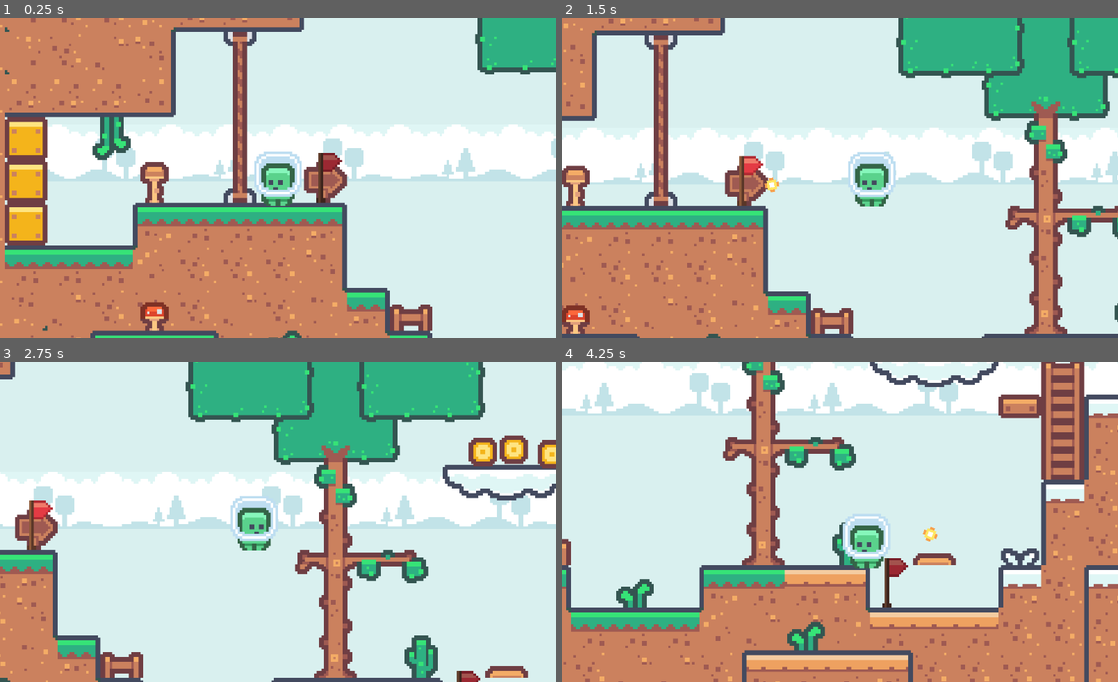
Above: before the commit, frames 1-4 (two rows, left to right).
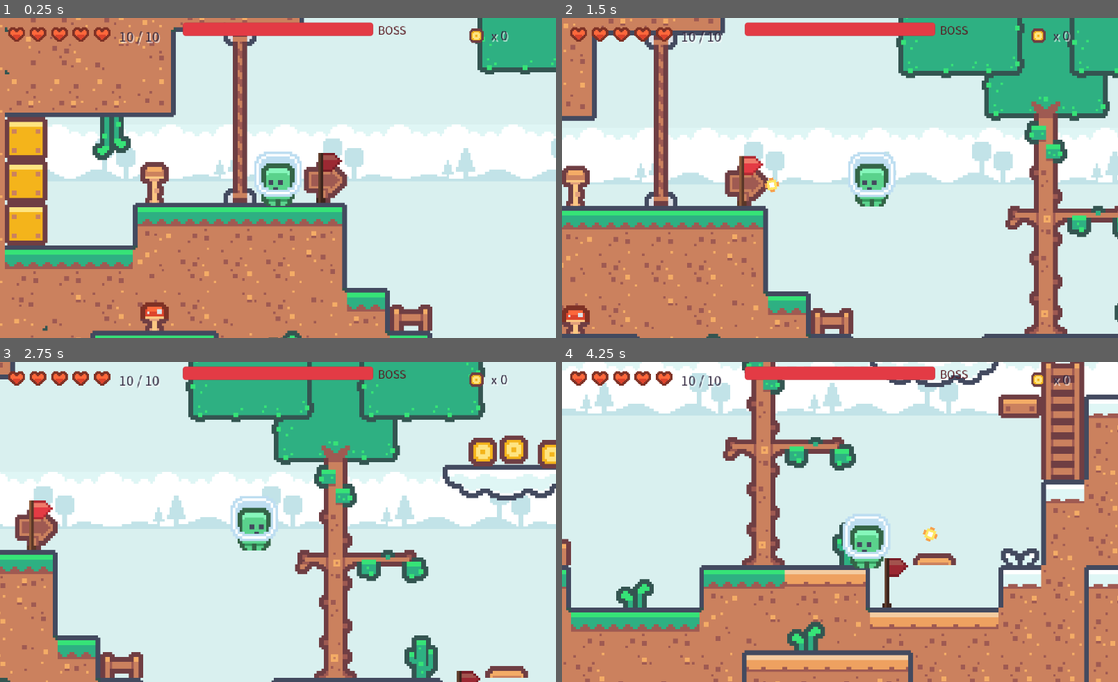
Above: after the commit, the same moments.

Repository: Elysia-eng/-homework
Game: Godot game, scene res://scenes/main.tscn
The game is run twice, just before and just after one commit, with the same random seed, the same clock (stepped at 60 frames per second) and the same inputs.
Inputs (mouse positions are in pixels of both pictures, inside the frame that each line leads up to):
- Up to frame 1 (0.25 s): no input
- Up to frame 2 (1.5 s): tap Enter at 0.5 s; move the mouse to (962, 162) at 0.52 s; hold F (fly) 0.53-1.28 s; hold D (move_right) from 0.53 s (still down); tap Space (jump) at 0.77 s; move the mouse to (728, 194) at 1.27 s; click (728, 194) at 1.35 s
- Up to frame 3 (2.75 s): tap Space (jump) at 1.52 s; move the mouse to (333, 451) at 2.02 s; release D (move_right) at 2.03 s; hold A (move_left) from 2.03 s (still down); tap S (squat) at 2.1 s
- Up to frame 4 (4.25 s): move the mouse to (812, 586) at 2.77 s; release A (move_left) at 2.78 s; hold D (move_right) from 2.78 s (still down); tap F (fly) at 2.85 s; tap Space (jump) at 3.02, 3.77 s; move the mouse to (1006, 570) at 3.52 s; press the mouse at (1006, 570) at 3.53 s

The runs differ from the first frame. In frame 1, 2.4% of the frame differs, in the area x 1-92%, y 1-9%; in frame 2, 2.3%; in frame 3, 2.3%; in frame 4, 2.4%.

Commit message:
feat: 在关卡中启用 HUD（玩家生命值、金币、Boss 血量显示）

Diff:
--- a/scenes/main.tscn
+++ b/scenes/main.tscn
@@ -11,6 +11,7 @@
 [ext_resource type="PackedScene" uid="uid://cs3x2r187kqtl" path="res://scenes/prefabs/enemies/boss_snowman.tscn" id="20_boss"]
 [ext_resource type="PackedScene" path="res://scenes/prefabs/hazards/spikes_ground.tscn" id="22_gspikes"]
 [ext_resource type="Script" path="res://scripts/key_door_spawner.gd" id="30_spawner"]
+[ext_resource type="PackedScene" path="res://scenes/hud.tscn" id="31_hud"]
 
 [sub_resource type="TileSetAtlasSource" id="TileSetAtlasSource_eb6dy"]
 texture = ExtResource("1_ya4ey")
@@ -332,6 +333,8 @@
 [node name="BossSnowman" parent="Level/PrefabInstances/Enemies" unique_id=381100824 instance=ExtResource("20_boss")]
 z_index = 8
 position = Vector2(-470, 442)
+
+[node name="HUD" parent="." instance=ExtResource("31_hud")]
 
 [node name="Label" type="Label" parent="." unique_id=1697971756]
 custom_minimum_size = Vector2(600, 100)
